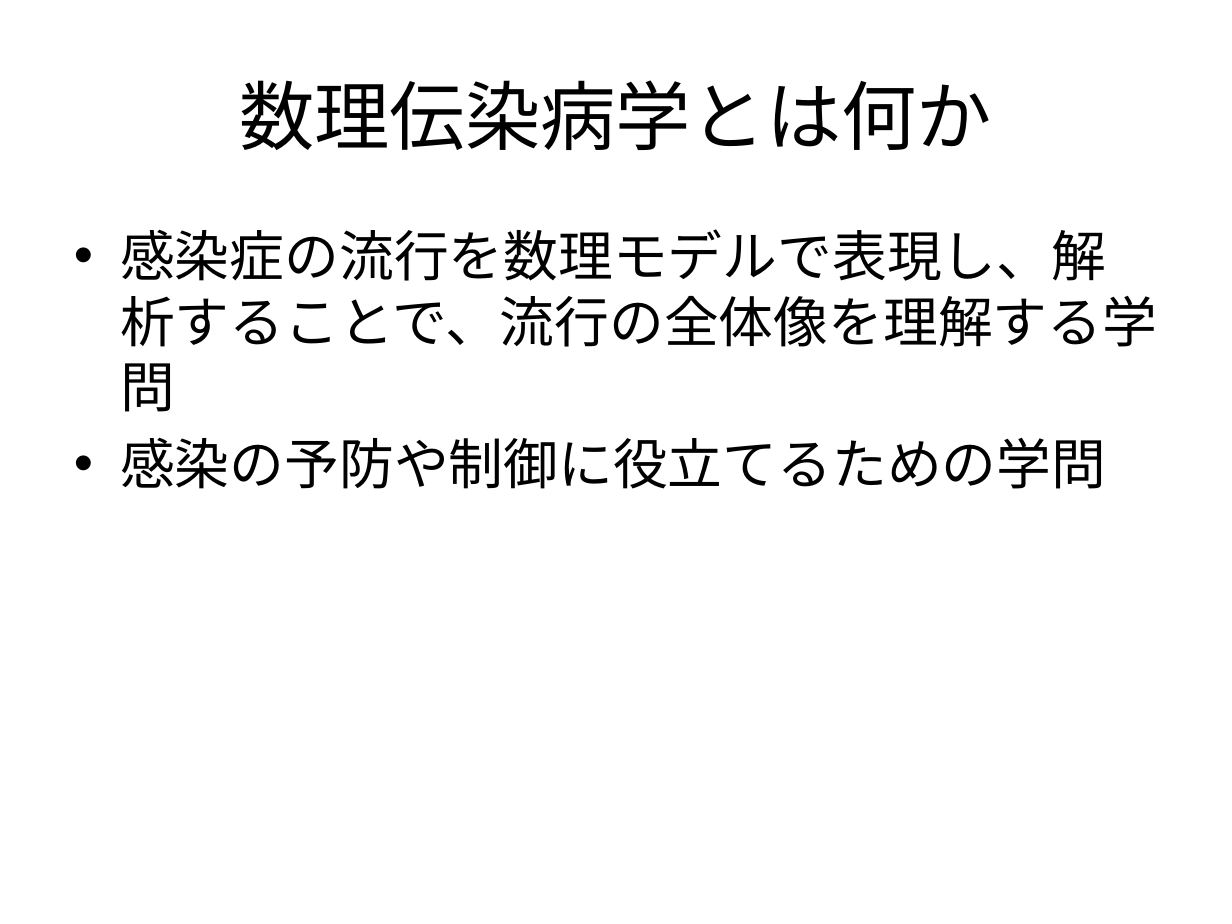
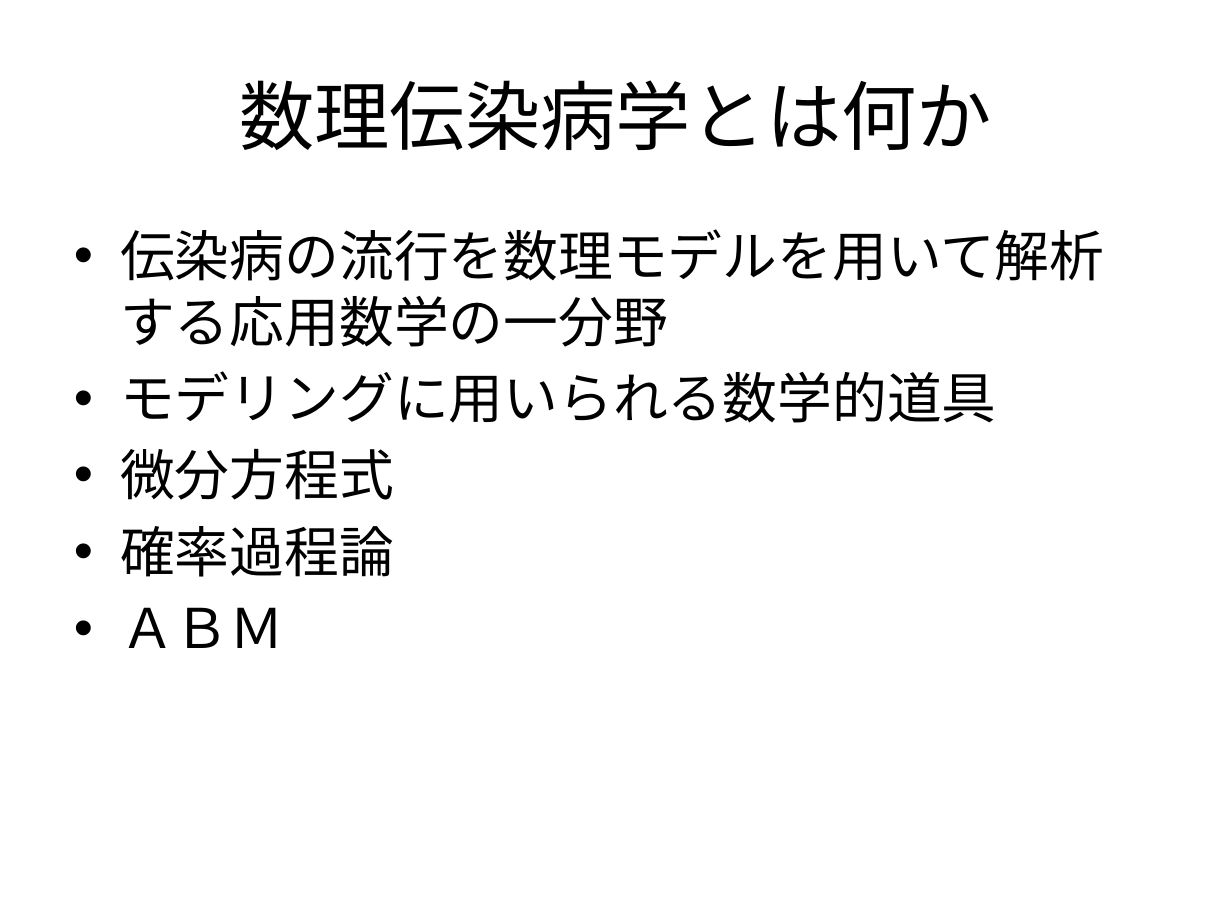
Before and after one commit to nkud/Research-BB, a slide deck: slide 5 of ppt/卒業研究.pptx. Drawn at 1232x924 pixels with LibreOffice and Linux fonts; fonts in the diff are those of the drawing. Boxes give left, top, right and bottom in pixels: in the first picture for what was removed or moved away, otherwise in the second. Text is boxed around its words. In the diff, an @@ line names an element or a change of style, - is before the commit and + after.

```diff
--- a/ppt/卒業研究.pptx
+++ b/ppt/卒業研究.pptx
@@ text at (x1=120, y1=229, x2=1104, y2=648): text changed @@
-• 感染症の流行を数理モデルで表現し、解析することで、流行の全体像を理解する学問
-• 感染の予防や制御に役立てるための学問
+• 伝染病の流行を数理モデルを用いて解析する応用数学の一分野
+• モデリングに用いられる数学的道具
+• 微分方程式
+• 確率過程論
+• ＡＢＭ
```
Also in this commit, not shown: 6 other slides changed, 2 slides added, 1 slide removed.
